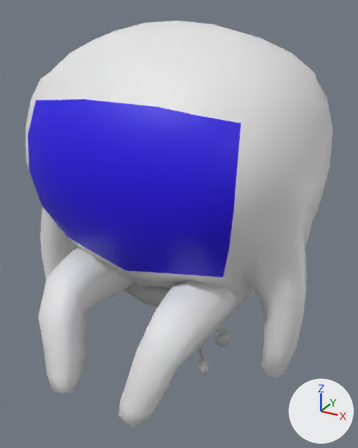
An edit to the Blender file Blender/draft.blend, drawn before and after from the same camera.
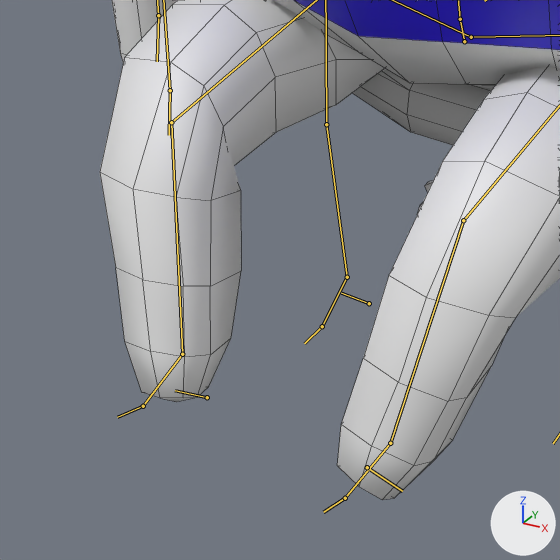
Each version is shown whole from a camera (50 mm lens) standing at (2.56, -4.17, 4.23) and looking at (0.13, 0.25, 2.02), then close up on the part from 1% to 54% of the width and 58% to 100% of the height. The axes (+X, +Y, +Z) are drawn at lower right. The lights are the same throughout. Both versions are drawn at frame 10 of the action 'metarigAction'; the numbers are the values there. The bones that bend it are drawn over the model as lines in the close-ups. The close-ups show mesh edges as thin lines.
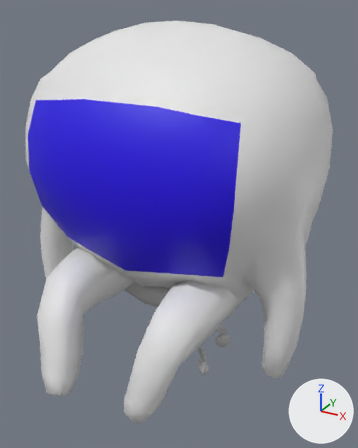
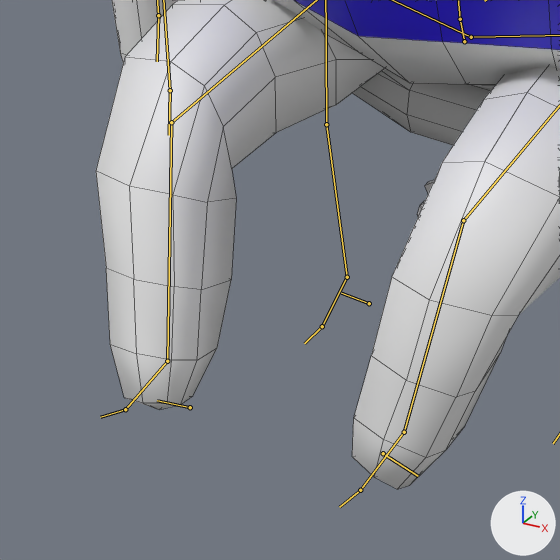
Where the change shows, as pixel boxes [x1, y1, x2, y2] in the close-ups (560 x 560 px):
'Cube', posed
    before: [100, 0, 560, 500]
    after: [96, 0, 560, 489]
bone 'shin.L', root to tip
    before: (463, 220) to (390, 443)
    after: (463, 220) to (404, 432)
bone 'shin.R', root to tip
    before: (171, 122) to (182, 354)
    after: (171, 122) to (167, 361)

The edits, one by one:
Bone 'shin.L' (bone_shin_l) turns from (57, -9, 6) to (63, -9, 5) degrees about its own x, y and z.
Bone 'shin.R' (bone_shin_r) turns from (57, 9, -6) to (52, 8, -7) degrees about its own x, y and z.
